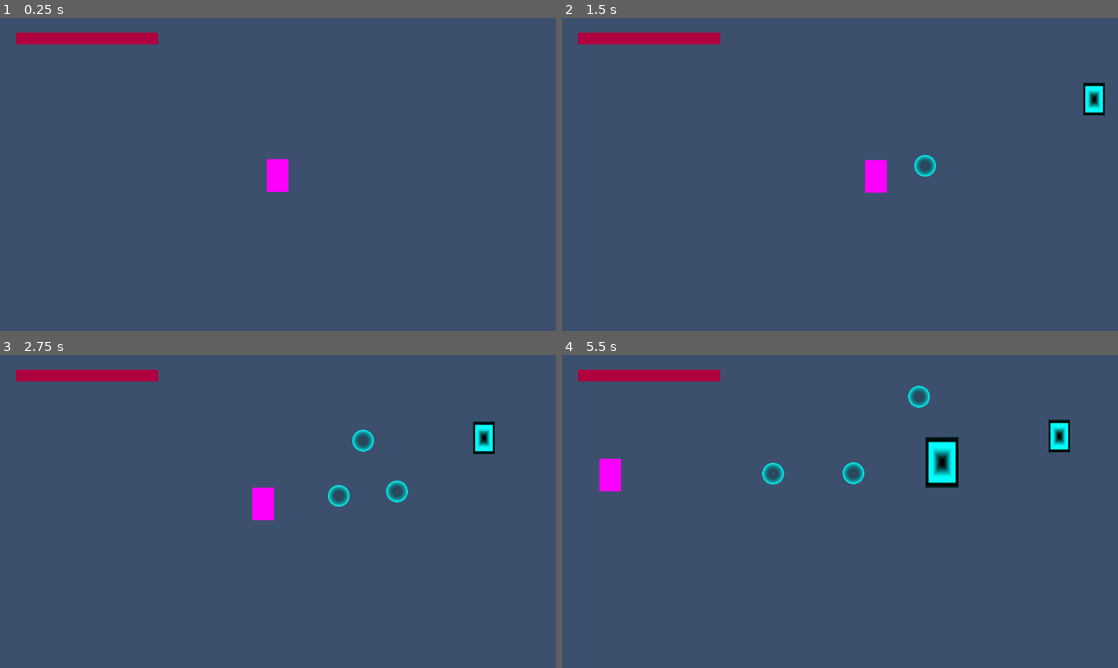
Above: before the commit, frames 1-4 (two rows, left to right).
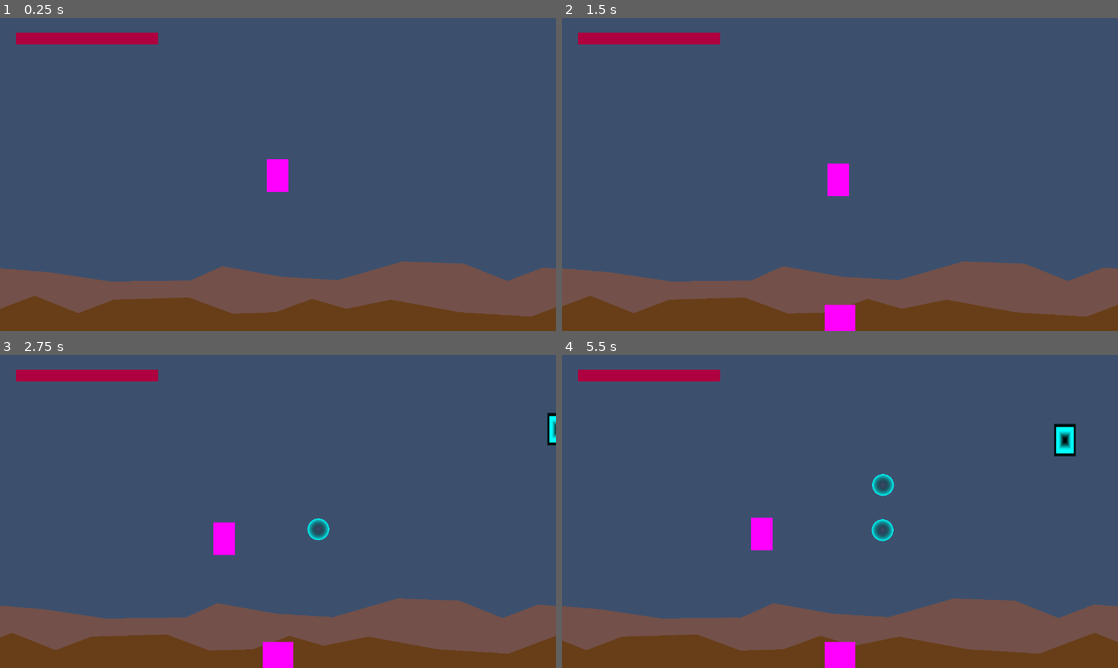
Above: after the commit, the same moments.

Repository: endertitan100/Ocusuk
Game: Godot game, scene res://Game.tscn
Two runs of this game, one before a commit and one after it. Both use one fixed random seed, a clock stepped at 60 frames per second and the inputs below.
Inputs (mouse positions are in pixels of both pictures, inside the frame that each line leads up to):
- Up to frame 1 (0.25 s): no input
- Up to frame 2 (1.5 s): move the mouse to (962, 158) at 0.52 s; hold D (right) 0.53-1.28 s; hold E (openInv, bound only after the commit) 0.53-1.28 s; tap Space (jump) at 0.77 s; move the mouse to (728, 190) at 1.27 s; hold A (left) from 1.28 s (still down); tap S (dive) at 1.35 s
- Up to frame 3 (2.75 s): tap Space (jump) at 1.52 s; tap E (openInv, bound only after the commit) at 1.55, 2.3 s; move the mouse to (333, 442) at 2.02 s; release A (left) at 2.03 s; press the mouse at (333, 442) at 2.03 s; hold D (right) from 2.03 s (still down)
- Up to frame 4 (5.5 s): move the mouse to (812, 574) at 2.77 s; release the mouse at (812, 574) at 2.78 s; tap E (openInv, bound only after the commit) at 2.85, 4.55, 5.3 s; tap Space (jump) at 3.02, 3.77, 4.52 s; move the mouse to (1006, 558) at 3.52 s; release D (right) at 3.53 s; hold E (openInv, bound only after the commit) 3.53-4.28 s; hold A (left) from 3.53 s (still down); move the mouse to (673, 464) at 4.27 s; tap S (dive) at 4.35 s; move the mouse to (867, 511) at 5.02 s; press the mouse at (867, 511) at 5.03 s

The runs differ from the first frame. In frame 1, 18% of the frame differs, in the area x 0-100%, y 77-100%; in frame 2, 20%; in frame 3, 21%; in frame 4, 22%, in the area x 0-100%, y 9-100%.

Commit message:
Added BG Parralax

Diff:
--- a/Controller.gd
+++ b/Controller.gd
@@ -56,6 +56,8 @@
 		elif Type == "Enemy":
 			Health -= 10
 		HealthBar.value = Health
+		if Health <= 0:
+			get_tree().change_scene_to_file("res://Game.tscn")
 
 func ShootBubble():
 	var bubble_instance = BaseBubble.instantiate()
@@ -79,5 +81,9 @@
 	DamageArea = area
 	ShouldDamage = true
 
-func _on_area_2d_area_exited(_area):
-	ShouldDamage = false
+func _on_area_2d_area_exited(area):
+	var Type = area.name
+	if not DamageArea: return
+	if Type == DamageArea.name:
+		ShouldDamage = false
+		DamageArea = null
--- a/Game.tscn
+++ b/Game.tscn
@@ -1,7 +1,8 @@
-[gd_scene load_steps=12 format=3 uid="uid://cbuysclfonfg7"]
+[gd_scene load_steps=16 format=3 uid="uid://cbuysclfonfg7"]
 
 [ext_resource type="Script" path="res://enemy_spawner.gd" id="2_fm45t"]
 [ext_resource type="Script" path="res://Controller.gd" id="2_r31fr"]
+[ext_resource type="Script" path="res://UI.gd" id="3_s7rxw"]
 
 [sub_resource type="QuadMesh" id="QuadMesh_7jaae"]
 size = Vector2(50, 75)
@@ -20,6 +21,13 @@
 
 [sub_resource type="StyleBoxFlat" id="StyleBoxFlat_n733s"]
 bg_color = Color(0.685423, 0, 0.245244, 1)
+
+[sub_resource type="Curve" id="Curve_ypnrl"]
+_data = [Vector2(0, 1), 0.0, 0.0, 0, 0, Vector2(0.504983, 0.696262), 0.0, 0.0, 0, 0, Vector2(0.754153, 0.50534), 0.0, 0.0, 0, 0, Vector2(1, 0.0106809), 0.0, 0.0, 0, 0]
+point_count = 4
+
+[sub_resource type="CurveTexture" id="CurveTexture_5h5ce"]
+curve = SubResource("Curve_ypnrl")
 
 [sub_resource type="Curve" id="Curve_xcvfr"]
 _data = [Vector2(0, 0), 0.0, 0.0, 0, 0, Vector2(0.368771, 0.201602), 0.0, 0.0, 0, 0, Vector2(0.558139, 0.0714287), 0.0, 0.0, 0, 0, Vector2(0.810631, 0.50534), 0.0, 0.0, 0, 0, Vector2(0.986711, 0.00200272), 0.0, 0.0, 0, 0]
@@ -48,6 +56,7 @@
 scale_min = 2.0
 scale_max = 4.0
 color = Color(0.678759, 0.784273, 0.966353, 0.596078)
+alpha_curve = SubResource("CurveTexture_5h5ce")
 emission_curve = SubResource("CurveTexture_adxcr")
 turbulence_enabled = true
 turbulence_noise_strength = 20.0
@@ -58,7 +67,22 @@
 turbulence_initial_displacement_min = 1.49012e-06
 turbulence_initial_displacement_max = 1.49012e-06
 
+[sub_resource type="PlaceholderTexture2D" id="PlaceholderTexture2D_kom0i"]
+
 [node name="Game" type="Node2D"]
+
+[node name="BG" type="Parallax2D" parent="."]
+scroll_scale = Vector2(0.75, 1)
+repeat_size = Vector2(1270, 0)
+autoscroll = Vector2(-10, 0)
+repeat_times = 3
+
+[node name="Polygon2D" type="Polygon2D" parent="BG"]
+position = Vector2(-22, 33)
+color = Color(0.453472, 0.3167, 0.289577, 1)
+offset = Vector2(60, 0)
+invert_border = 0.1
+polygon = PackedVector2Array(-263, 213, -78, 211, -4, 178, 131, 202, 261, 210, 411, 167, 552, 172, 652, 212, 658, 333, -618, 335, -618, 212, -536, 181, -402, 192)
 
 [node name="Camera2D" type="Camera2D" parent="."]
 
@@ -100,13 +124,14 @@
 scale = Vector2(0.225, 3.61)
 
 [node name="CurrentIndicator" type="GPUParticles2D" parent="Particles"]
-position = Vector2(-2035.56, -0.554017)
+position = Vector2(-2030, 0)
 amount = 20
 process_material = SubResource("ParticleProcessMaterial_kyujq")
 lifetime = 10.0
 preprocess = 10.0
 explosiveness = 0.11
-fixed_fps = 15
+fixed_fps = 35
+interpolate = false
 trail_enabled = true
 trail_sections = 6
 trail_section_subdivisions = 8
@@ -114,5 +139,48 @@
 [node name="EnemySpawner" type="Node2D" parent="."]
 script = ExtResource("2_fm45t")
 
+[node name="FG" type="Parallax2D" parent="."]
+scroll_scale = Vector2(1.3, 1)
+repeat_size = Vector2(1270, 0)
+autoscroll = Vector2(-50, 0)
+repeat_times = 3
+
+[node name="Polygon2D" type="Polygon2D" parent="FG"]
+position = Vector2(-22, 107)
+color = Color(0.408793, 0.244097, 0.0968596, 1)
+invert_border = 0.1
+polygon = PackedVector2Array(-263, 213, -164, 210, -79, 179, -1, 202, 102, 181, 261, 210, 425, 220, 552, 172, 652, 212, 658, 333, -618, 335, -618, 212, -536, 181, -363, 176)
+
+[node name="Control" type="Control" parent="."]
+process_mode = 3
+layout_mode = 3
+anchors_preset = 15
+anchor_right = 1.0
+anchor_bottom = 1.0
+grow_horizontal = 2
+grow_vertical = 2
+script = ExtResource("3_s7rxw")
+
+[node name="Inventory" type="HBoxContainer" parent="Control"]
+visible = false
+clip_contents = true
+layout_mode = 1
+anchors_preset = 5
+anchor_left = 0.5
+anchor_right = 0.5
+offset_left = -360.0
+offset_top = 300.0
+offset_right = 360.0
+offset_bottom = 370.0
+grow_horizontal = 2
+size_flags_horizontal = 3
+size_flags_vertical = 4
+alignment = 1
+
+[node name="TextureRect" type="TextureRect" parent="Control/Inventory"]
+layout_mode = 2
+texture = SubResource("PlaceholderTexture2D_kom0i")
+expand_mode = 2
+
 [connection signal="area_entered" from="Player/Area2D" to="Player" method="_on_area_2d_area_entered"]
 [connection signal="area_exited" from="Player/Area2D" to="Player" method="_on_area_2d_area_exited"]
--- /dev/null
+++ b/UI.gd
@@ -0,0 +1,15 @@
+extends Control
+
+
+# Called when the node enters the scene tree for the first time.
+func _ready():
+	pass # Replace with function body.
+
+func _input(event):
+	if event.is_action_pressed("openInv"):
+		var Enabled = not get_tree().paused
+		get_tree().paused = Enabled
+		get_node("Inventory").visible = Enabled
+# Called every frame. 'delta' is the elapsed time since the previous frame.
+func _process(delta):
+	pass
--- a/enemy.gd
+++ b/enemy.gd
@@ -47,6 +47,8 @@
 		Speed = Random.randf_range(45,90)
 		Attack()
 
+func DropScale():
+	pass
 
 func _on_enemy_area_entered(area:Area2D):
 	if area.name == "Bubble":
@@ -54,4 +56,5 @@
 		if Attacking: return
 		Health -= 15
 		if Health <= 0:
+			DropScale()
 			queue_free()
--- a/enemy_spawner.gd
+++ b/enemy_spawner.gd
@@ -10,7 +10,7 @@
 
 # Called every frame. 'delta' is the elapsed time since the previous frame.
 func _process(_delta):
-	if Time.get_ticks_msec() - LastSpawn > Random.randi_range(2400,6000):
+	if Time.get_ticks_msec() - LastSpawn > Random.randi_range(4200,10400):
 		LastSpawn = Time.get_ticks_msec()
 
 		var enemy_instance = BaseEnemy.instantiate()
--- a/project.godot
+++ b/project.godot
@@ -52,9 +52,15 @@
 }
 shoot={
 "deadzone": 0.5,
-"events": [Object(InputEventKey,"resource_local_to_scene":fa …(140 unchanged characters)… d":false,"keycode":0,"physical_keycode":69,"key_label":0,"unicode":101,"location":0,"echo":false,"script":null)
+"events": [Object(InputEventKey,"resource_local_to_scene":fa …(140 unchanged characters)… d":false,"keycode":0,"physical_keycode":81,"key_label":0,"unicode":113,"location":0,"echo":false,"script":null)
 , Object(InputEventMouseButton,"resource_local_to_scene":false,"resource_name":"","device":-1,"window_id":0,"alt_presse …(244 unchanged characters)…
 , Object(InputEventKey,"resource_local_to_scene":false,"resource_name":"","device":-1,"window_id":0,"alt_pressed":false …(186 unchanged characters)…
+]
+}
+openInv={
+"deadzone": 0.5,
+"events": [Object(InputEventKey,"resource_local_to_scene":false,"resource_name":"","device":-1,"window_id":0,"alt_pressed":false,"shift_pressed":false,"ctrl_pressed":false,"meta_pressed":false,"pressed":false,"keycode":0,"physical_keycode":69,"key_label":0,"unicode":101,"location":0,"echo":false,"script":null)
+, Object(InputEventKey,"resource_local_to_scene":false,"resource_name":"","device":-1,"window_id":0,"alt_pressed":false,"shift_pressed":false,"ctrl_pressed":false,"meta_pressed":false,"pressed":false,"keycode":0,"physical_keycode":73,"key_label":0,"unicode":105,"location":0,"echo":false,"script":null)
 ]
 }
 
